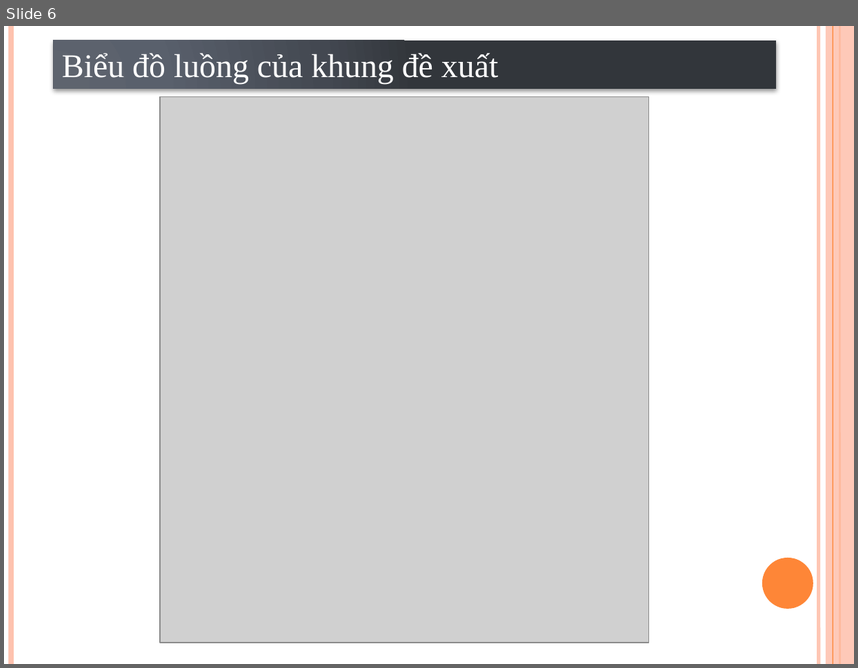
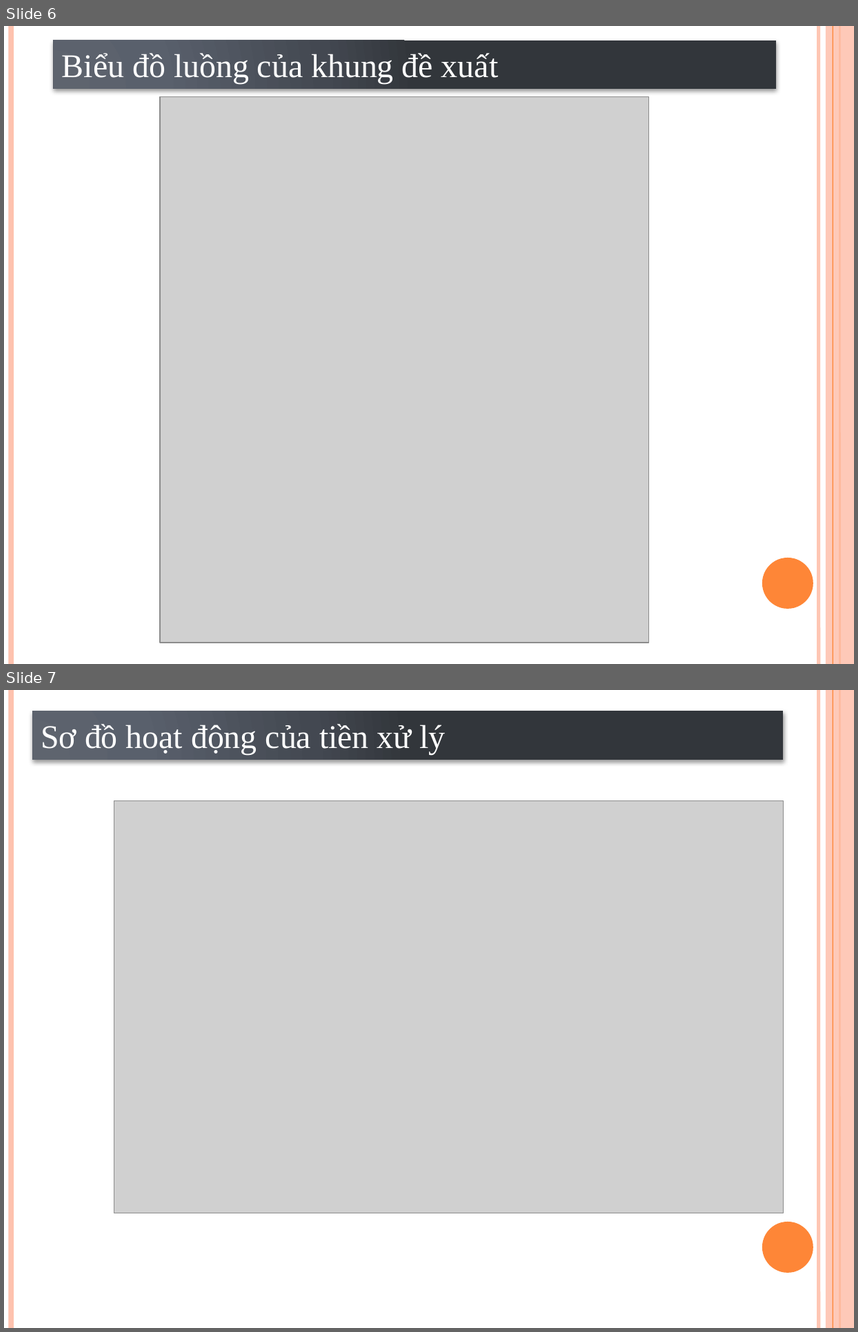
Before and after one commit to VoLeKhanhDuy/Xu_Ly_Anh, a slide deck: Optical character recognition using template matching.pptx. Shown one above the other, each under a label of ours: slide 6 before the commit, slides 6 and 7 after it. The pictures are 858x668 and 858x1332 pixels, drawn with LibreOffice and Linux fonts; fonts in the diff are those of the drawing; grey boxes stand for pictures. Boxes give left, top, right and bottom in pixels: in the first picture for what was removed or moved away, otherwise in the second. Text is boxed around its words. In the diff, an @@ line names an element or a change of style, - is before the commit and + after.

```diff
--- a/Optical character recognition using template matching.pptx
+++ b/Optical character recognition using template matching.pptx
@@ slide 7 added at (4,690,854,1328), background #FFFFFF; not listed: 6 template elements that a slide beside it also shows @@
@@ rectangle added at (32,711,783,760), fill gradient #5E656F to #5B616B to #444951 to #32363C, 28 pt, text #FFFFFF @@
+Sơ đồ hoạt động của tiền xử lý
@@ picture added at (114,800,783,1213) @@
```
Also in this commit, not shown: 2 other slides added, 1 slide removed.
